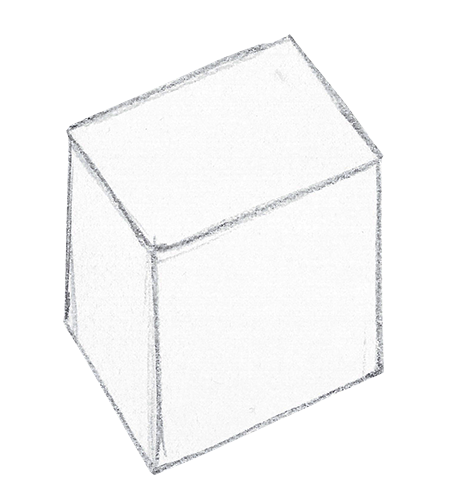
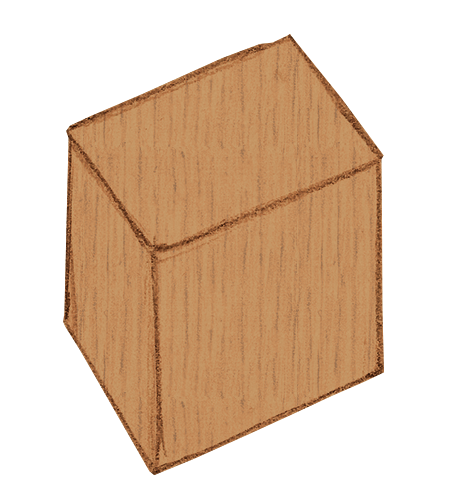
Two versions of the same layered image (452x492). Layer-by-layer changes:
added layer "Calque 2" (multiply, 50%) above "colors" over left=63, top=33, right=384, bottom=476
added layer "colors" (1st of 2) (multiply, 50%) above "colors" over left=63, top=33, right=384, bottom=476
added layer "colors" (2nd of 2) (color, 50%) above "Calque 1 copie" over left=63, top=34, right=384, bottom=475
added layer "Calque 1 copie" (multiply, 50%) above "Calque 1" over left=63, top=34, right=384, bottom=475
